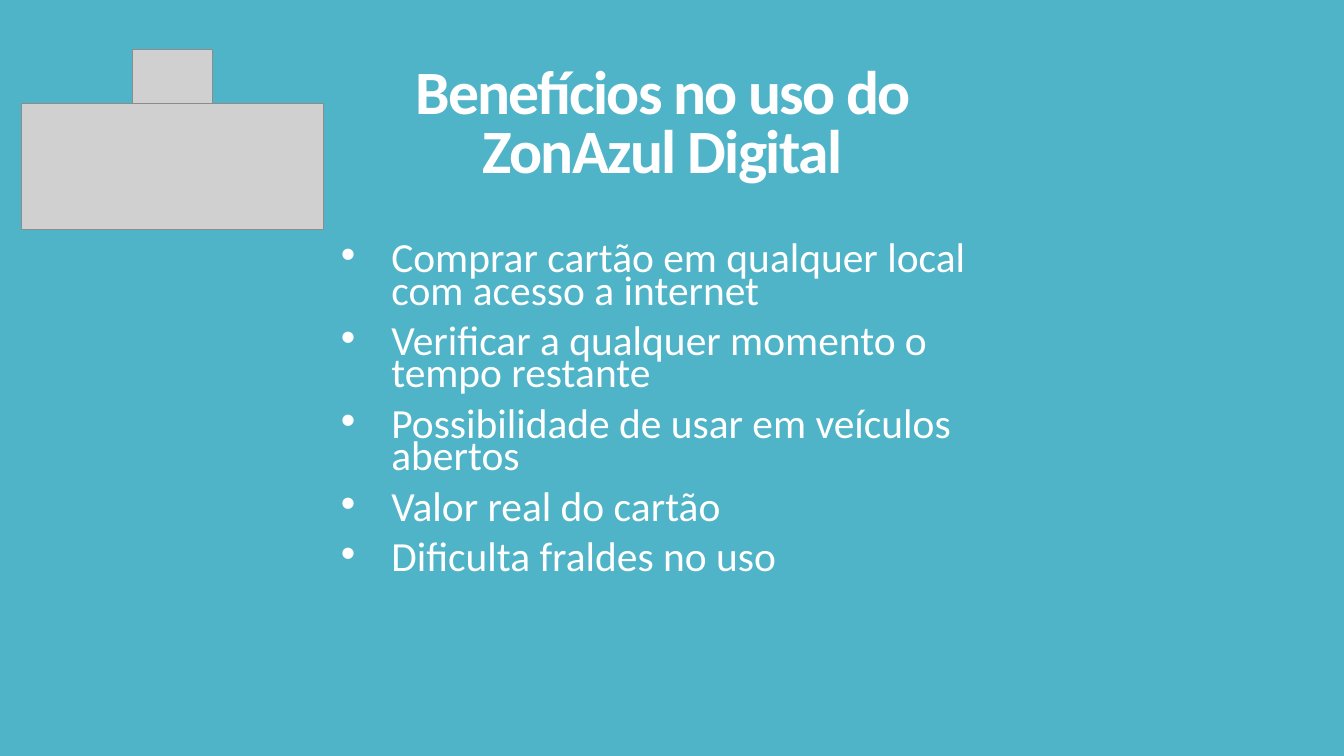
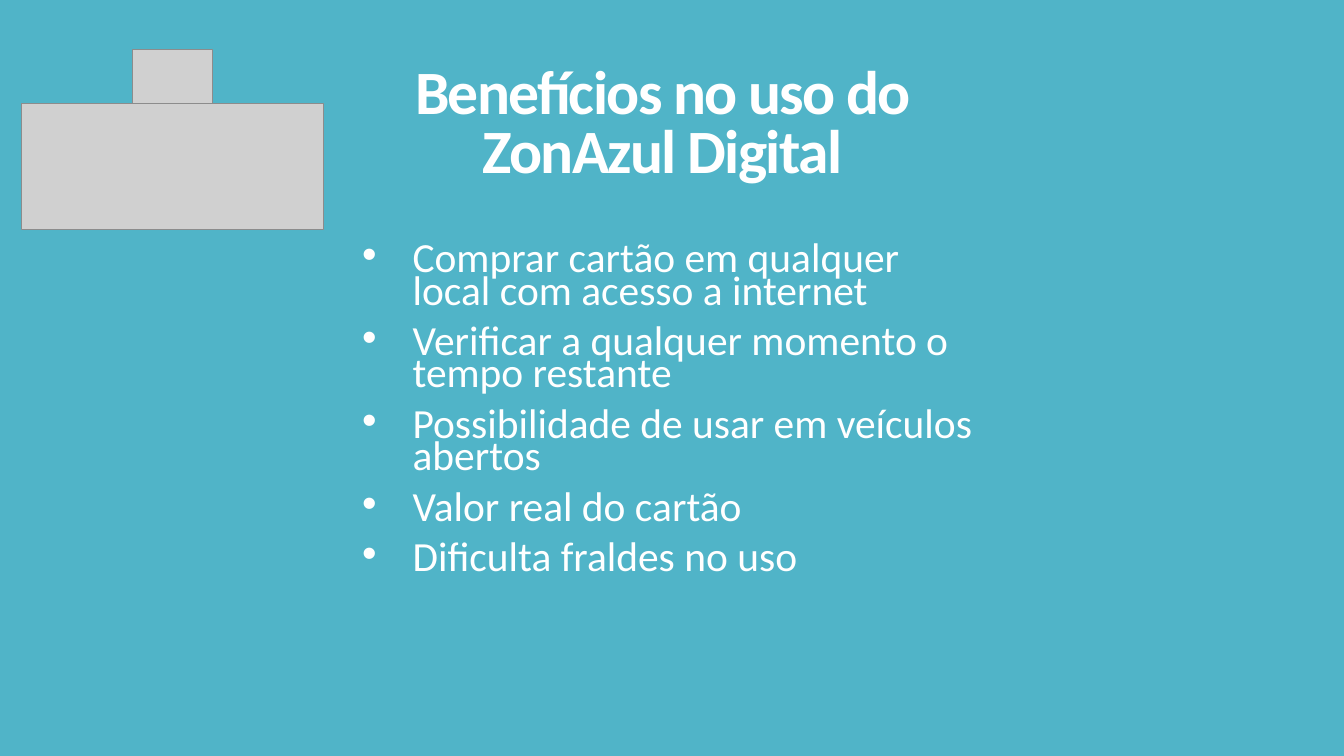
Before and after one commit to ifpe-cti/zonaAzulDigital, a slide deck: slide 5 of Doc/PPO.pptx. Drawn at 1344x756 pixels with LibreOffice and Linux fonts; fonts in the diff are those of the drawing; grey boxes stand for pictures. Boxes give left, top, right and bottom in pixels: in the first picture for what was removed or moved away, otherwise in the second. Text is boxed around its words. In the diff, an @@ line names an element or a change of style, - is before the commit and + after.

```diff
--- a/Doc/PPO.pptx
+++ b/Doc/PPO.pptx
@@ subtitle "Comprar cartão em qualquer local ..." rewrapped from bbox=[391, 243, 965, 572] to bbox=[413, 243, 972, 572] @@
```
Also in this commit, not shown: 2 other slides changed, 3 slides added.
